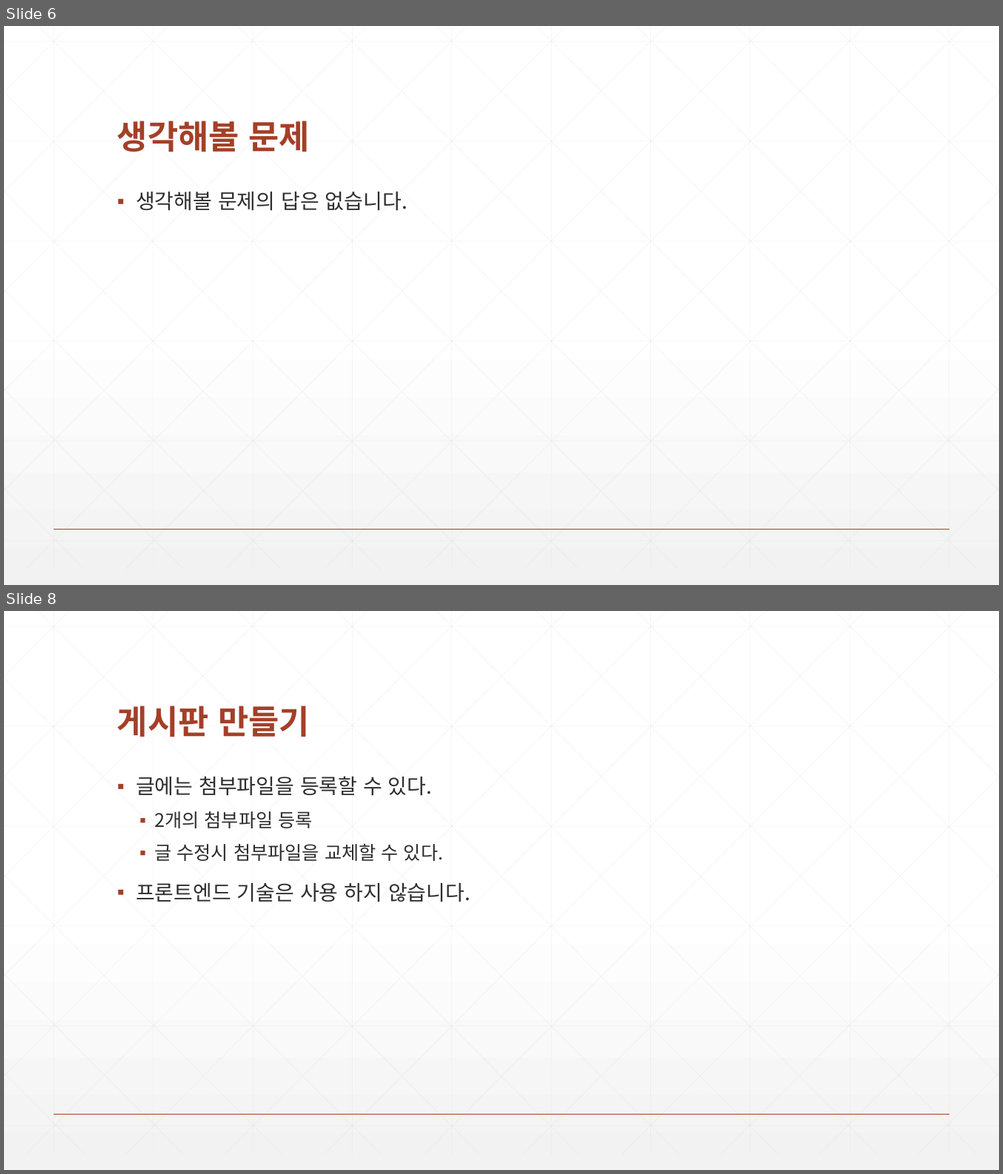
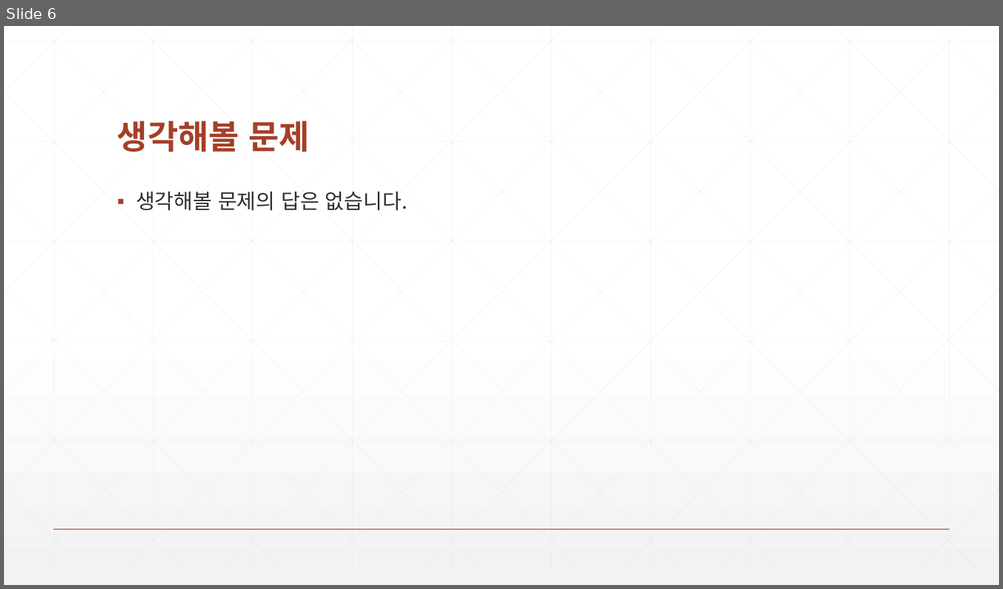
Before and after one commit to zeroshift01/code5, a slide deck: inflearn01/doc/교재_개정내용.pptx. Shown one above the other, each under a label of ours: slides 6 and 8 before the commit, slide 6 after it; the slides between them are not shown. The pictures are 1003x1174 and 1003x589 pixels, drawn with LibreOffice and Linux fonts; fonts in the diff are those of the drawing. Boxes give left, top, right and bottom in pixels: in the first picture for what was removed or moved away, otherwise in the second. Text is boxed around its words. In the diff, an @@ line names an element or a change of style, - is before the commit and + after.

```diff
--- a/inflearn01/doc/교재_개정내용.pptx
+++ b/inflearn01/doc/교재_개정내용.pptx
@@ slide 8 removed at (4,611,999,1170), background gradient #FFFFFF to #F2F2F2; not listed: 47 template elements that a slide beside it also shows @@
@@ title removed at (117,706,310,737) @@
-게시판 만들기
@@ text removed at (136,776,470,903) @@
-▪ 글에는 첨부파일을 등록할 수 있다.
-  ▪ 2개의 첨부파일 등록
-  ▪ 글 수정시 첨부파일을 교체할 수 있다.
-▪ 프론트엔드 기술은 사용 하지 않습니다.
```
Also in this commit, not shown: 12 other slides removed, 22 other files.
